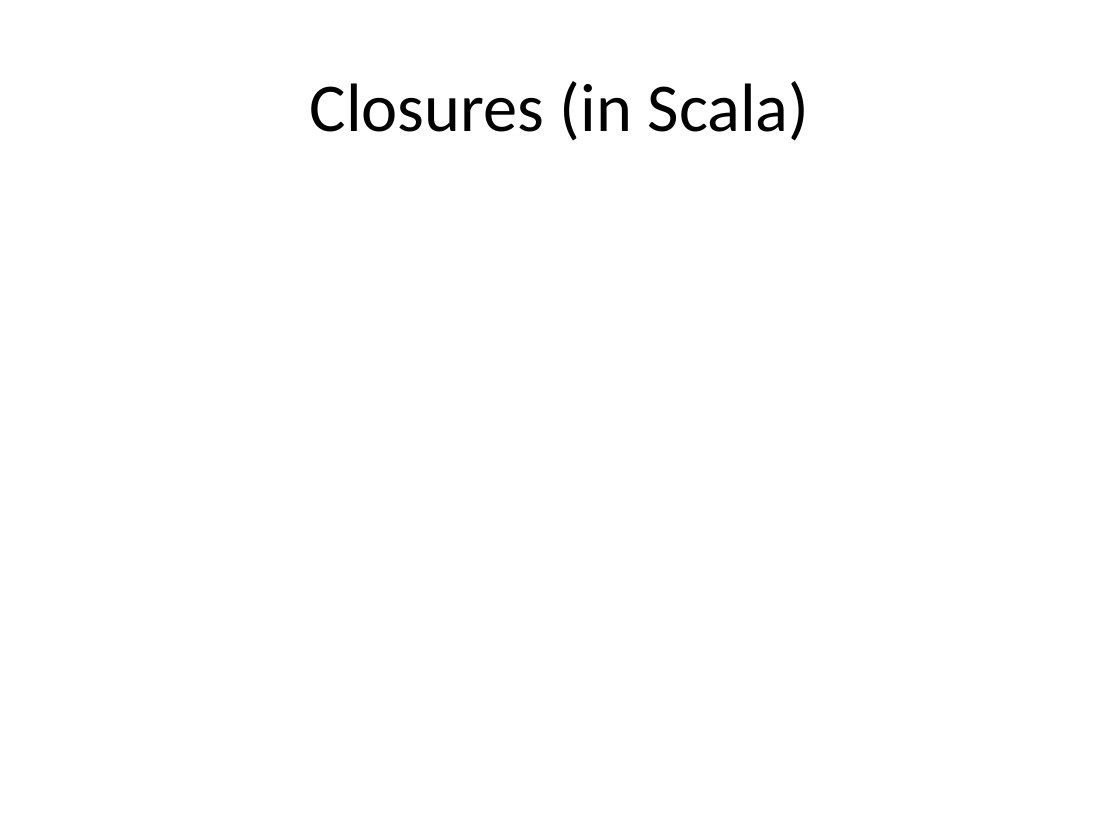
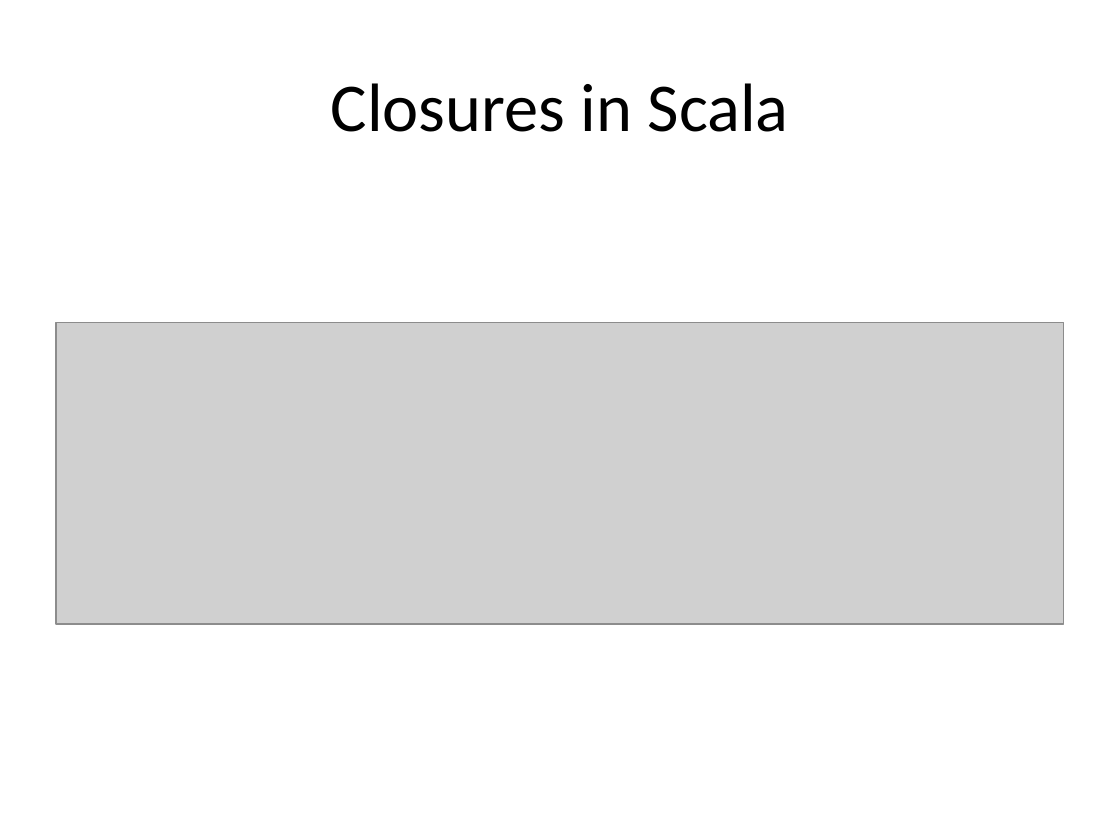
Before and after one commit to todkar/Away_Day, a slide deck: slide 10 of Scala_Away_Day.pptx. Drawn at 1120x840 pixels with LibreOffice and Linux fonts; fonts in the diff are those of the drawing; grey boxes stand for pictures. Boxes give left, top, right and bottom in pixels: in the first picture for what was removed or moved away, otherwise in the second. Text is boxed around its words. In the diff, an @@ line names an element or a change of style, - is before the commit and + after.

Commit message:
added closures

```diff
--- a/Scala_Away_Day.pptx
+++ b/Scala_Away_Day.pptx
@@ title at (331, 83, 789, 132): text changed @@
-Closures (in Scala)
+Closures in Scala
@@ picture added at (56, 323, 1064, 625) @@
```
Also in this commit, not shown: 4 other slides changed, 2 slides added, 6 other files.
